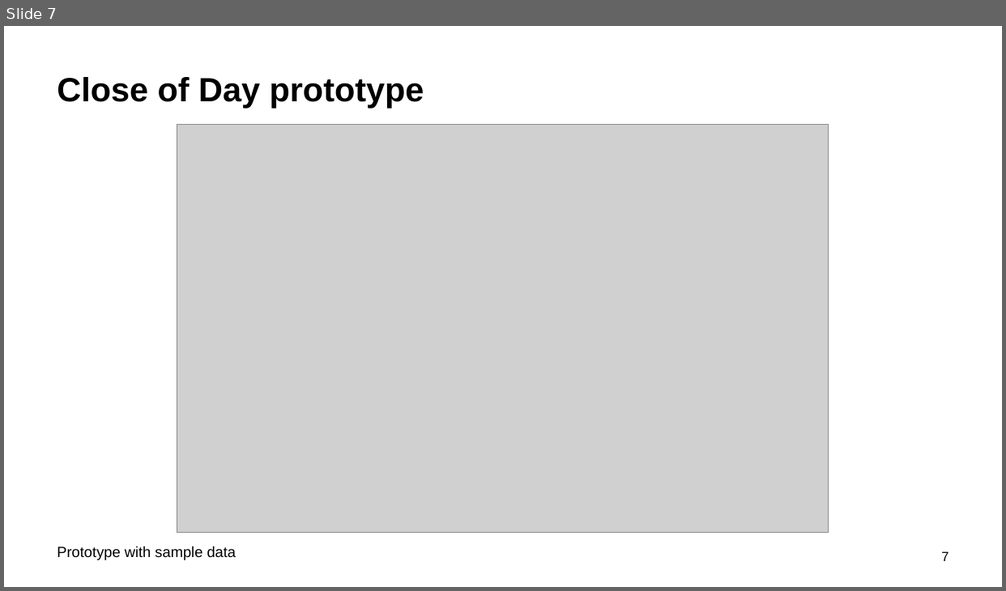
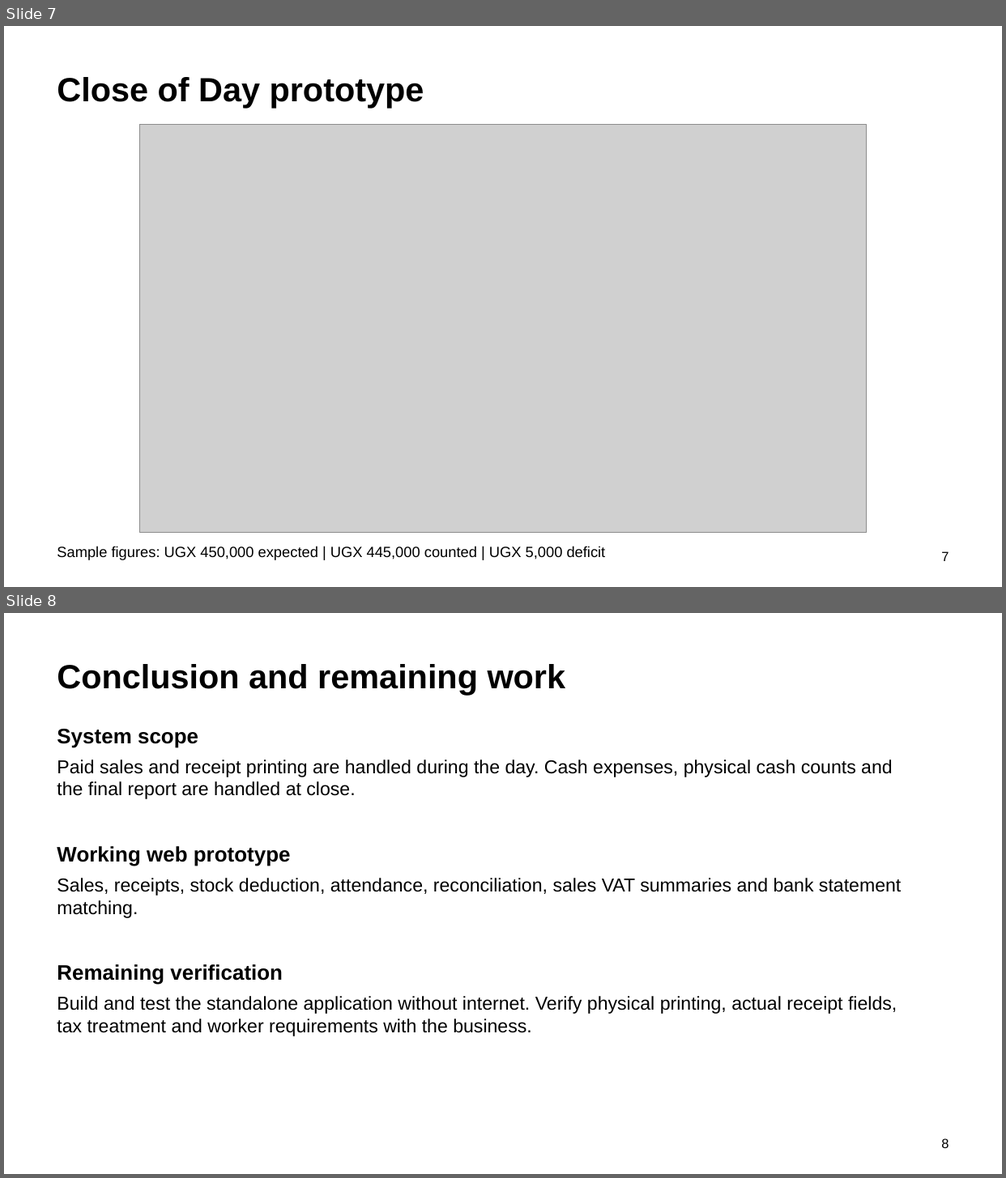
Before and after one commit to mugmarp/requirements-engineering-project-exercise, a slide deck: project_deliverables/PhaseFinal_Grand-Project-Presentation.pptx. Shown one above the other, each under a label of ours: slide 7 before the commit, slides 7 and 8 after it. The pictures are 1006x591 and 1006x1178 pixels, drawn with LibreOffice and Linux fonts; fonts in the diff are those of the drawing; grey boxes stand for pictures. Boxes give left, top, right and bottom in pixels: in the first picture for what was removed or moved away, otherwise in the second. Text is boxed around its words. In the diff, an @@ line names an element or a change of style, - is before the commit and + after.

```diff
--- a/project_deliverables/PhaseFinal_Grand-Project-Presentation.pptx
+++ b/project_deliverables/PhaseFinal_Grand-Project-Presentation.pptx
@@ slide 8 added at box(4, 613, 1002, 1174), background #FFFFFF @@
@@ text added at box(57, 664, 566, 695), 32.2 pt, text #000000, bold @@
+Conclusion and remaining work
@@ text added at box(57, 729, 198, 748), 20.2 pt, text #000000, bold @@
+System scope
@@ text added at box(57, 760, 893, 799), 18 pt, text #000000 @@
+Paid sales and receipt printing are handled during the day. Cash expenses, physical cash counts and the final report are handled at close.
@@ text added at box(57, 846, 291, 867), 20.2 pt, text #000000, bold @@
+Working web prototype
@@ text added at box(57, 878, 901, 918), 18 pt, text #000000 @@
+Sales, receipts, stock deduction, attendance, reconciliation, sales VAT summaries and bank statement matching.
@@ text added at box(57, 965, 283, 985), 20.2 pt, text #000000, bold @@
+Remaining verification
@@ text added at box(57, 996, 897, 1037), 18 pt, text #000000 @@
+Build and test the standalone application without internet. Verify physical printing, actual receipt fields, tax treatment and worker requirements with the business.
@@ text added at box(941, 1139, 948, 1148), 12.8 pt, text #000000 @@
+8
@@ slide 7 changed as well @@
@@ picture: place and size @@
-picture at box(177, 124, 829, 533)
+picture at box(139, 124, 866, 533)
@@ text at box(57, 546, 606, 561): text changed @@
-Prototype with sample data
+Sample figures: UGX 450,000 expected | UGX 445,000 counted | UGX 5,000 deficit
```
Also in this commit, not shown: 5 other slides changed, 1 other slide added, 2 slides removed, 6 other files.
